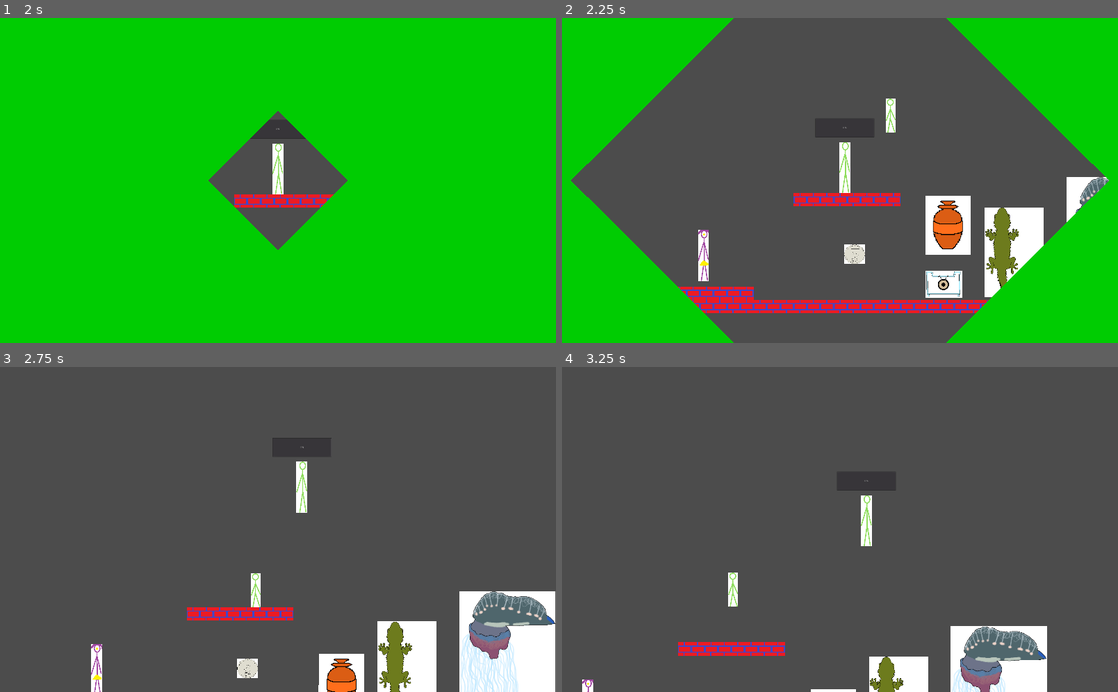
Above: before the commit, frames 1-4 (two rows, left to right).
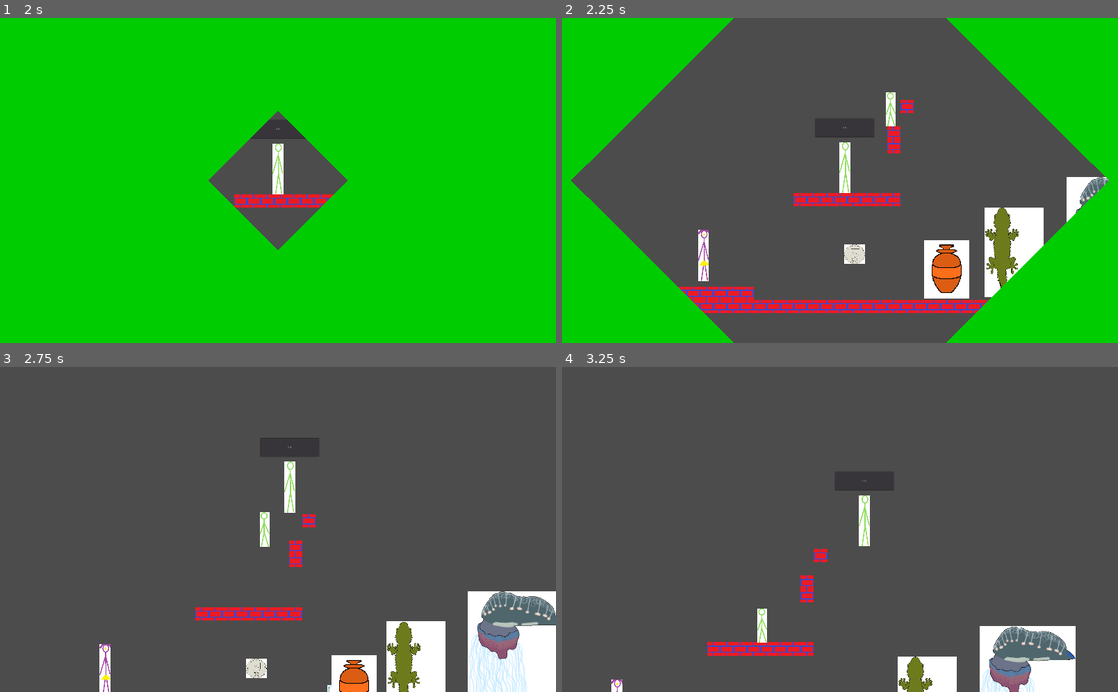
Above: after the commit, the same moments.

Repository: EyeBallTank/PROJECT-NORTUBEL-main-ish
Game: Godot game, scene res://screens/MainMenu.tscn
Same seed, same stepped clock (60 frames per second), same inputs: the game is played once before the commit and once after it.
Inputs:
- Up to frame 1 (2 s): click "Start/Começo" at 0.5 s; click "Start/Começo" at 1.25 s
- Up to frame 2 (2.25 s): hold Right (right) from 2.03 s (still down); hold F (followme) from 2.03 s (still down)
- Up to frame 3 (2.75 s): keep holding Right (right); keep holding F (followme); tap Up (jumpup) at 2.27 s
- Up to frame 4 (3.25 s): keep holding Right (right); release F (followme) at 2.78 s; tap S (standstill) at 2.85 s; tap Up (jumpup) at 3.02 s

Frame 1 is identical in both runs. In frame 2, 2.6% of the frame differs, in the area x 58-74%, y 22-87%; in frame 3, 6.9%, in the area x 16-100%, y 21-100%; in frame 4, 6.6%.

Commit message:
still trying stuff
at least it falls heavily, even if at the start it has a soft jump
at least the transition effect hides it lol

Diff:
--- a/src/level_objects/pushable.gd
+++ b/src/level_objects/pushable.gd
@@ -6,4 +6,8 @@
 	rotation_degrees = 0
 
 func _ready():
-	pass
+	#pass
+	add_central_force(Vector2(0, 1000))
+
+func _process(delta):
+	apply_central_impulse(Vector2(0, 75))
--- a/src/levels/LevelTemplate.tscn
+++ b/src/levels/LevelTemplate.tscn
@@ -50,7 +50,7 @@
 collision_layer = 4
 collision_mask = 0
 format = 1
-tile_data = PoolIntArray( -196525, 0, 0, -196508, 0, 0, -130989, 0, …(2630 unchanged characters)…
+tile_data = PoolIntArray( -393182, 0, 0, -262111, 0, 0, -196575, 0, 0, -196525, 0, 0, -196508, 0, 0, -130989, 0, …(2630 unchanged characters)…
 
 [node name="Companion" parent="." instance=ExtResource( 3 )]
 position = Vector2( 2130, -635 )
@@ -91,4 +91,4 @@
 position = Vector2( 4243, -214 )
 
 [node name="Area2D" parent="." instance=ExtResource( 14 )]
-position = Vector2( 2404, -643 )
+position = Vector2( 2390, -630 )
